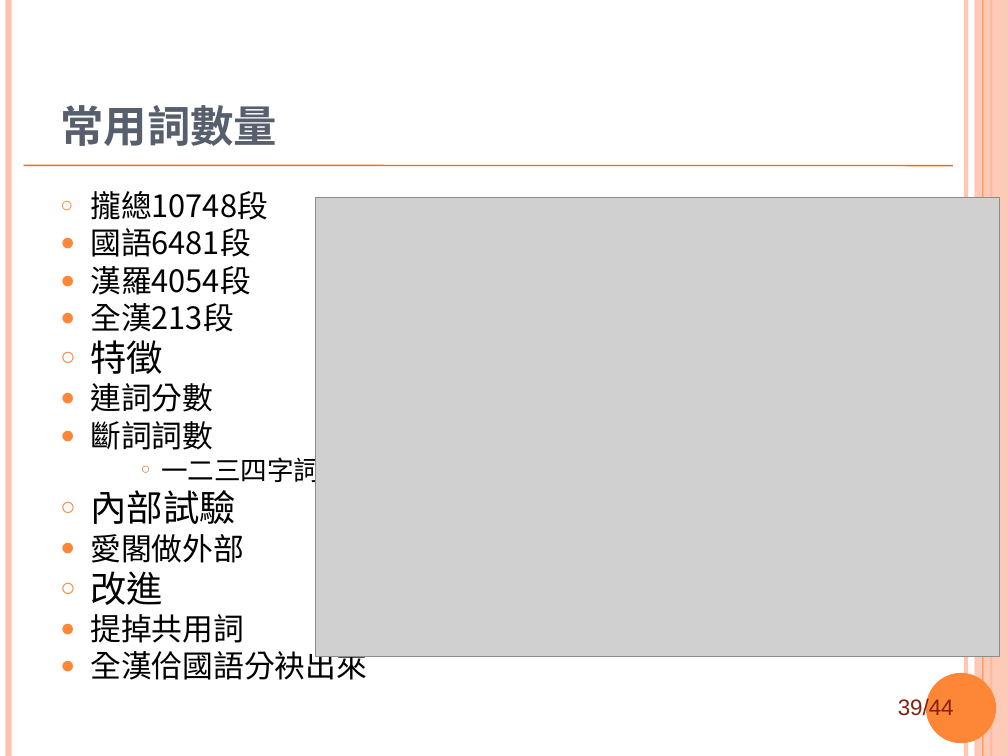
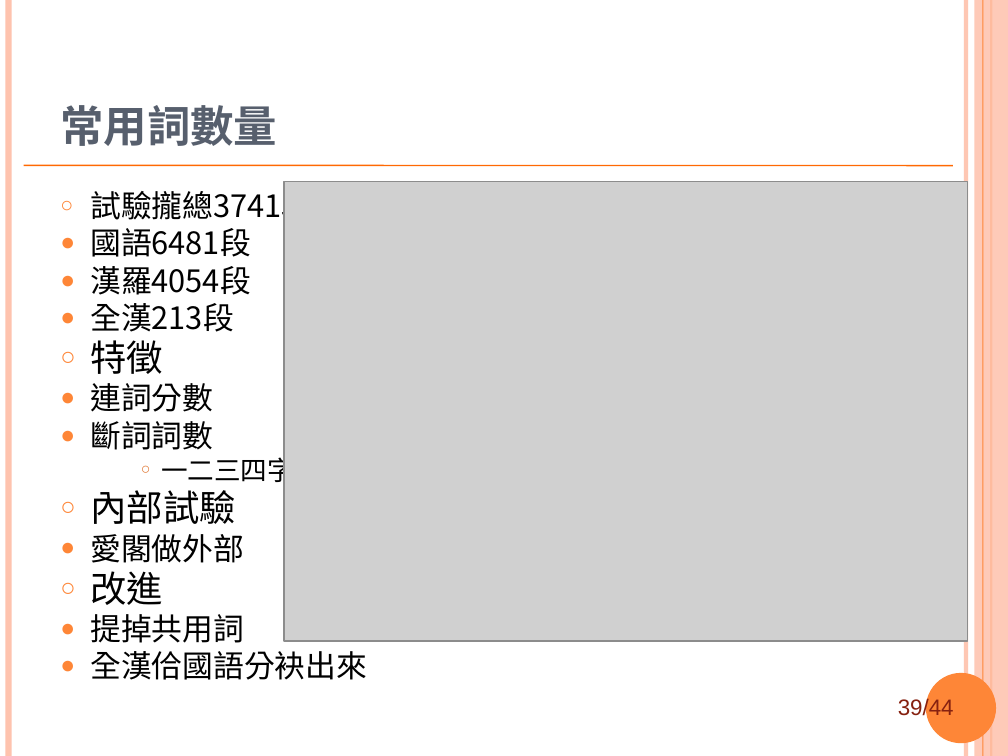
Before and after one commit to sih4sing5hong5/po3-ko3_tau5-iann2-phinn3, a slide deck: slide 39 of 翻譯報告.ppt. Drawn at 1008x756 pixels with LibreOffice and Linux fonts; fonts in the diff are those of the drawing; grey boxes stand for pictures; background and template pictures are left out. Boxes give left, top, right and bottom in pixels: in the first picture for what was removed or moved away, otherwise in the second. Text is boxed around its words. In the diff, an @@ line names an element or a change of style, - is before the commit and + after.

```diff
--- a/翻譯報告.ppt
+++ b/翻譯報告.ppt
@@ text at (90, 186, 312, 226): text changed @@
-  ○ 攏總10748段
+  ○ 試驗攏總3741段
@@ picture: place and size @@
-picture at (316, 198, 999, 657)
+picture at (284, 181, 968, 641)
```
Also in this commit, not shown: 5 other slides changed, 2 slides added, 3 slides removed.
